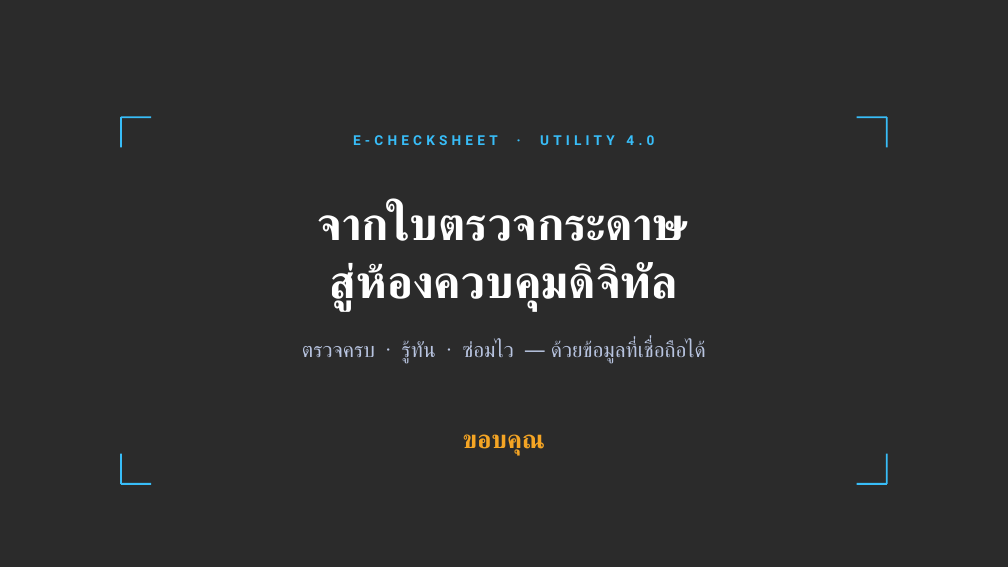
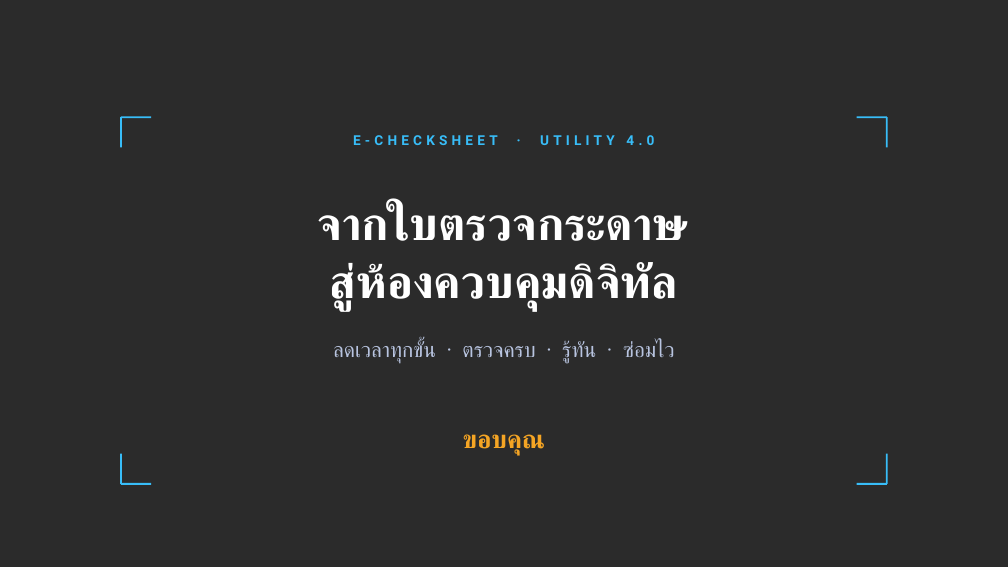
Before and after one commit to wexyzj123-hash/JoeKiattisak, a slide deck: slide 14 of E-Checksheet_Presentation.pptx. Drawn at 1008x567 pixels with LibreOffice and Linux fonts; fonts in the diff are those of the drawing; background and template pictures are left out; a plain dark background stands for a picture behind light text. Boxes give left, top, right and bottom in pixels: in the first picture for what was removed or moved away, otherwise in the second. Text is boxed around its words. In the diff, an @@ line names an element or a change of style, - is before the commit and + after.

```diff
--- a/E-Checksheet_Presentation.pptx
+++ b/E-Checksheet_Presentation.pptx
@@ text at [333, 340, 675, 363]: text changed @@
-ตรวจครบ · รู้ทัน · ซ่อมไว — ด้วยข้อมูลที่เชื่อถือได้
+ลดเวลาทุกขั้น · ตรวจครบ · รู้ทัน · ซ่อมไว
```
Also in this commit, not shown: 12 other slides changed, 1 slide added, 1 slide removed, 1 other file.
